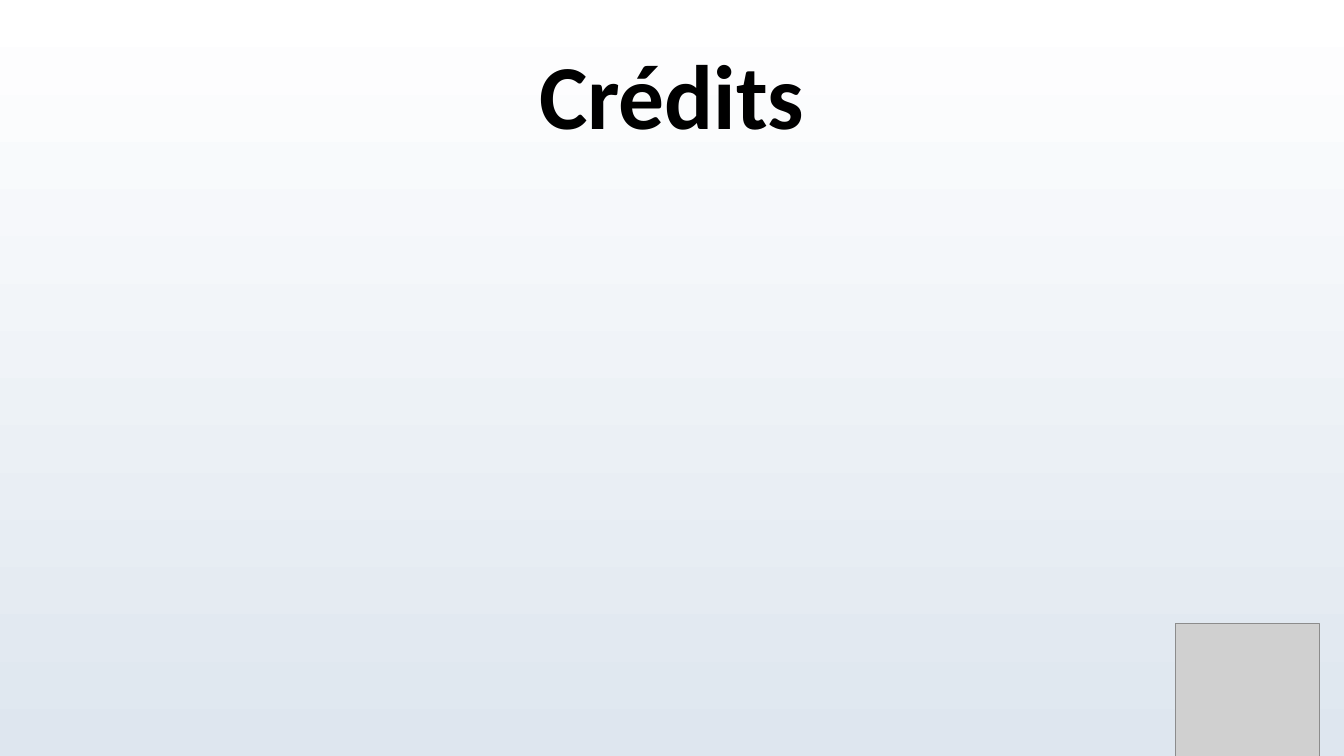
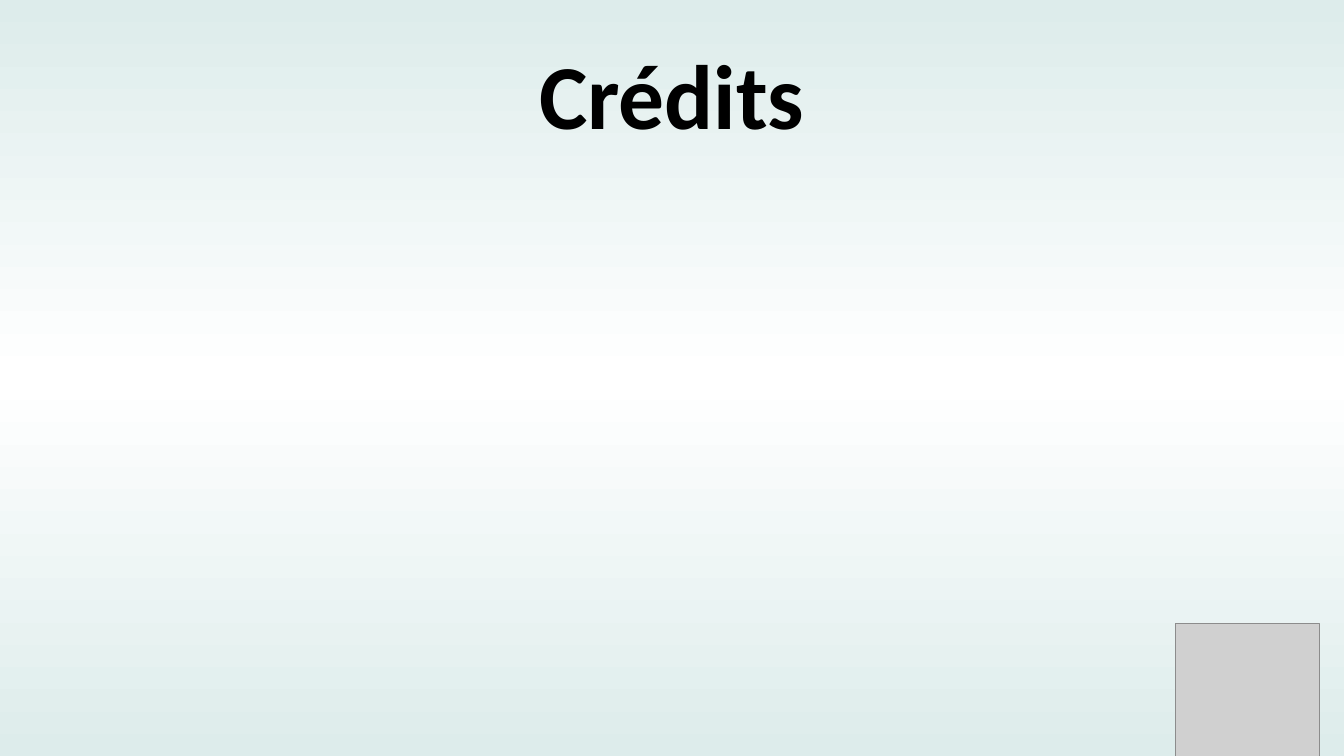
Before and after one commit to DamienMariac/HAX712X, a slide deck: slide 12 of slides/Présentation_bikemap.odp. Drawn at 1344x756 pixels with LibreOffice and Linux fonts; fonts in the diff are those of the drawing; grey boxes stand for pictures. Boxes give left, top, right and bottom in pixels: in the first picture for what was removed or moved away, otherwise in the second. Text is boxed around its words. In the diff, an @@ line names an element or a change of style, - is before the commit and + after.

```diff
--- a/slides/Présentation_bikemap.odp
+++ b/slides/Présentation_bikemap.odp
@@ background gradient #FFFFFF to #DEE6EF to gradient #DDECEB to #FFFFFF @@
```
Also in this commit, not shown: 7 other slides changed, 3 slides added, 3 slides removed.
